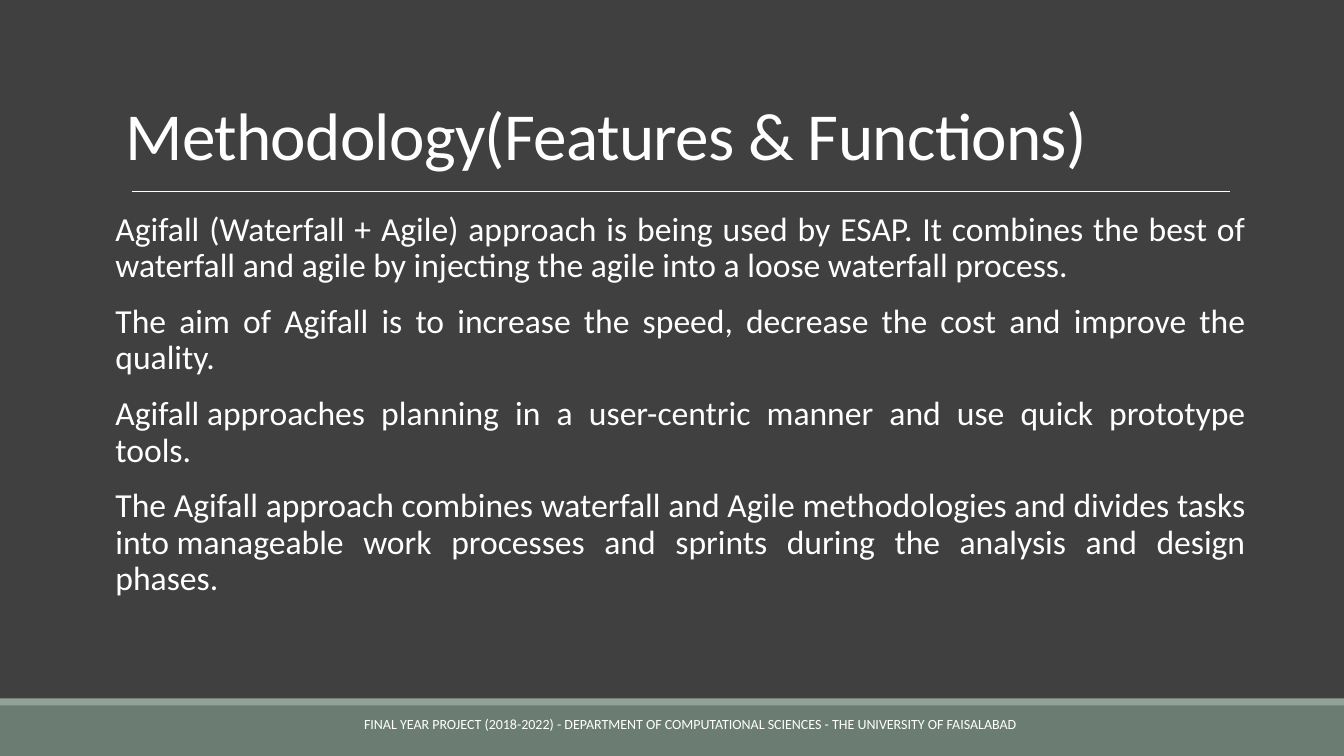
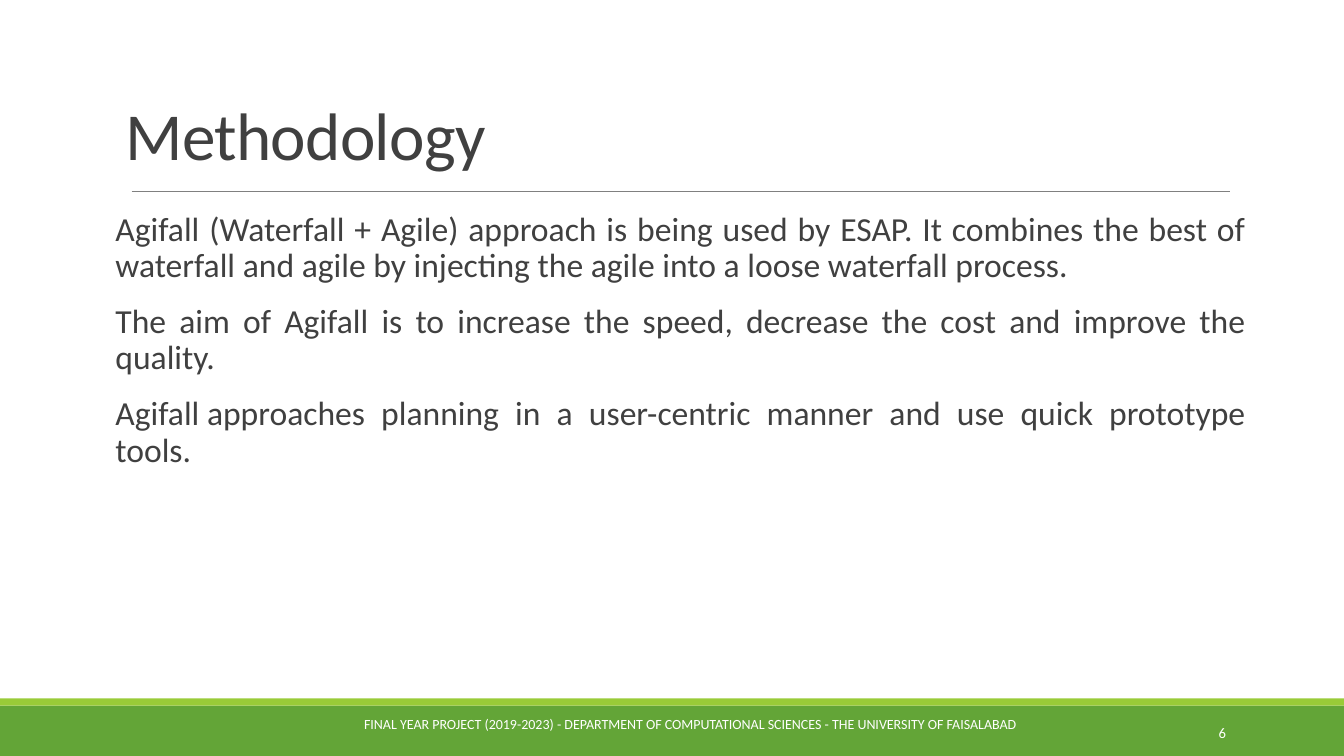
Before and after one commit to Abdurrehman050/easp, a slide deck: slide 6 of documentation/EASP Presentation.pptx (slide 5 before the commit). Drawn at 1344x756 pixels with LibreOffice and Linux fonts; fonts in the diff are those of the drawing. Boxes give left, top, right and bottom in pixels: in the first picture for what was removed or moved away, otherwise in the second. Text is boxed around its words. In the diff, an @@ line names an element or a change of style, - is before the commit and + after.

```diff
--- a/documentation/EASP Presentation.pptx
+++ b/documentation/EASP Presentation.pptx
@@ background #404040 to #FFFFFF @@
@@ title at (x1=125, y1=113, x2=485, y2=172): text changed; text colour #FFFFFF to #404040 @@
-Methodology(Features & Functions)
+Methodology
@@ text "Agifall (Waterfall + Agile) approach ..." at (x1=115, y1=216, x2=1245, y2=463): text colour #FFFFFF to #404040 @@
@@ line (132, 192) - (1231, 192): stroke #FFFFFF 0.5 pt to #808080 0.5 pt @@
@@ text at (x1=115, y1=493, x2=1246, y2=596): paragraph removed @@
-The Agifall approach combines waterfall and Agile methodologies and divides tasks into manageable work processes and sprints during the analysis and design phases.
@@ rectangle at (x1=0, y1=706, x2=1344, y2=756): fill #6B7D72 to #63A537 @@
@@ rectangle at (x1=0, y1=699, x2=1344, y2=706): fill #93A299 to #99CB38 @@
@@ text at (x1=364, y1=719, x2=1017, y2=731): text changed @@
-FINAL YEAR PROJECT (2018-2022) - DEPARTMENT OF COMPUTATIONAL SCIENCES - THE UNIVERSITY OF FAISALABAD
+FINAL YEAR PROJECT (2019-2023) - DEPARTMENT OF COMPUTATIONAL SCIENCES - THE UNIVERSITY OF FAISALABAD
@@ page number added at (x1=1219, y1=728, x2=1226, y2=738), 10.5 pt, text #FFFFFF @@
+6
```
Also in this commit, not shown: 16 other slides changed, 6 slides added, 1 other file.
